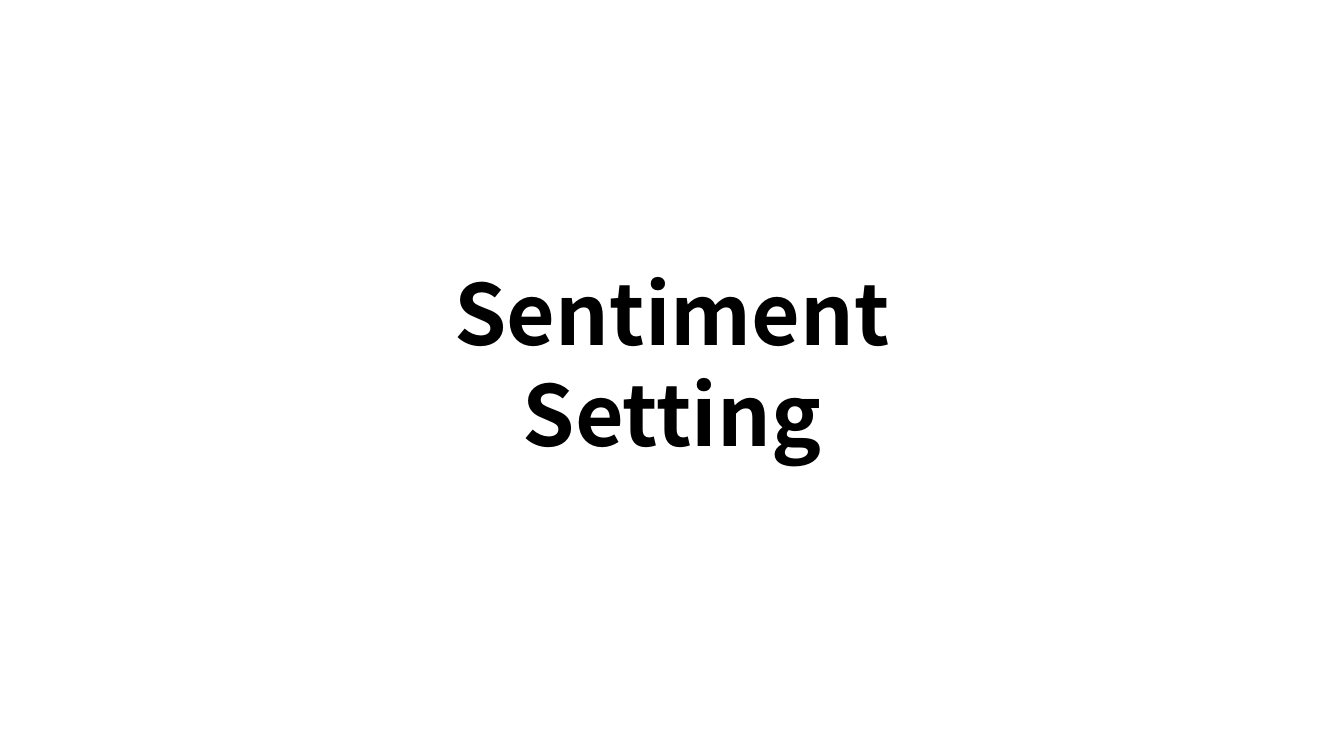
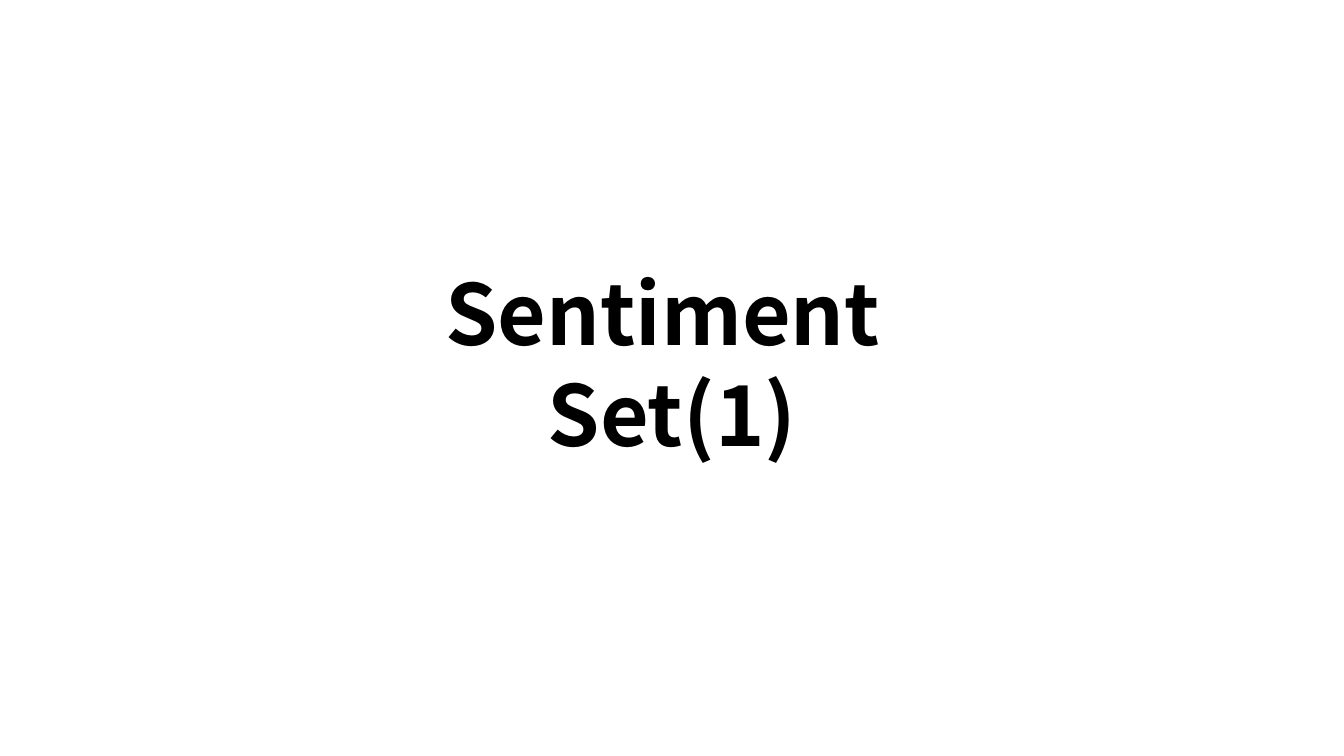
Before and after one commit to edicu2/Sentiment_Diffuser, a slide deck: slide 12 of documents/4. diffuser_디자인기획서/화면정의서_모바일.pptx (slide 13 before the commit). Drawn at 1344x756 pixels with LibreOffice and Linux fonts; fonts in the diff are those of the drawing. Boxes give left, top, right and bottom in pixels: in the first picture for what was removed or moved away, otherwise in the second. Text is boxed around its words. In the diff, an @@ line names an element or a change of style, - is before the commit and + after.

```diff
--- a/documents/4. diffuser_디자인기획서/화면정의서_모바일.pptx
+++ b/documents/4. diffuser_디자인기획서/화면정의서_모바일.pptx
@@ text at [445,277,880,463]: text changed @@
-Sentiment Setting
+Sentiment
+Set(1)
```
Also in this commit, not shown: 8 other slides changed, 7 slides added, 9 slides removed, 2 other files.
